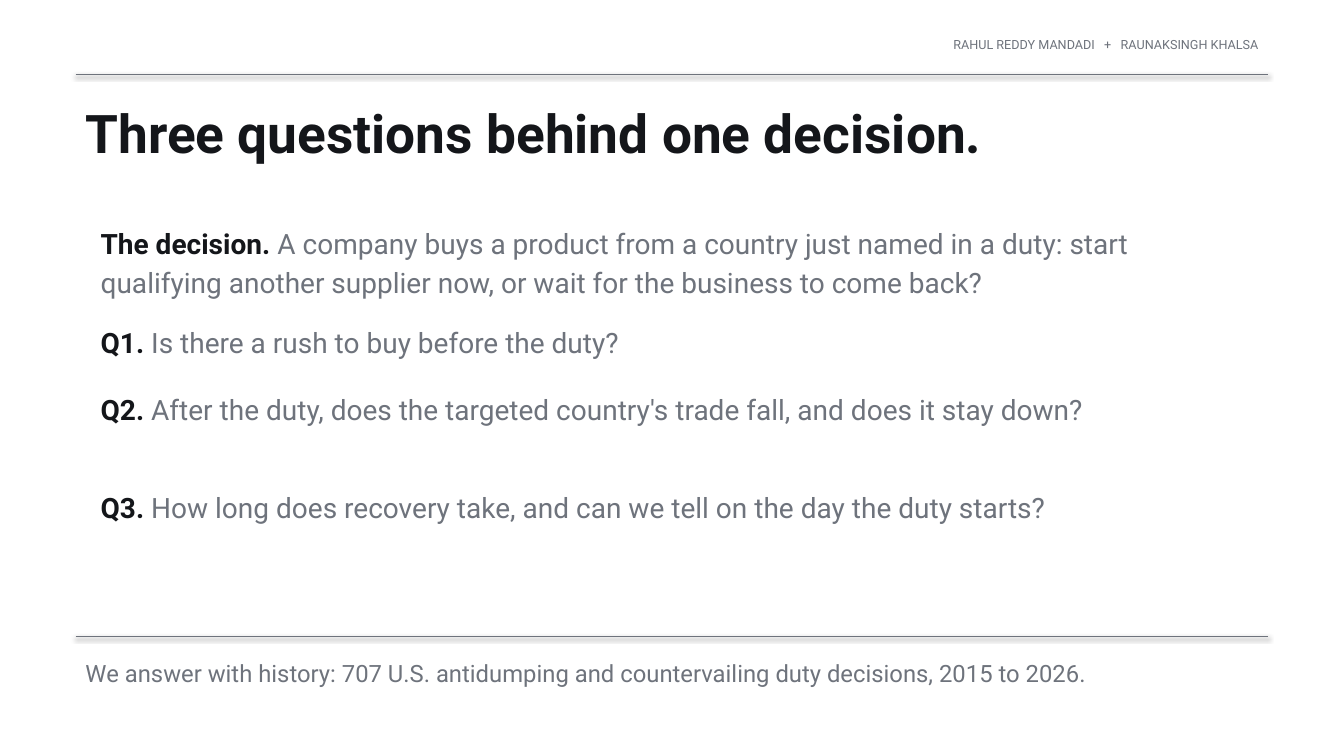
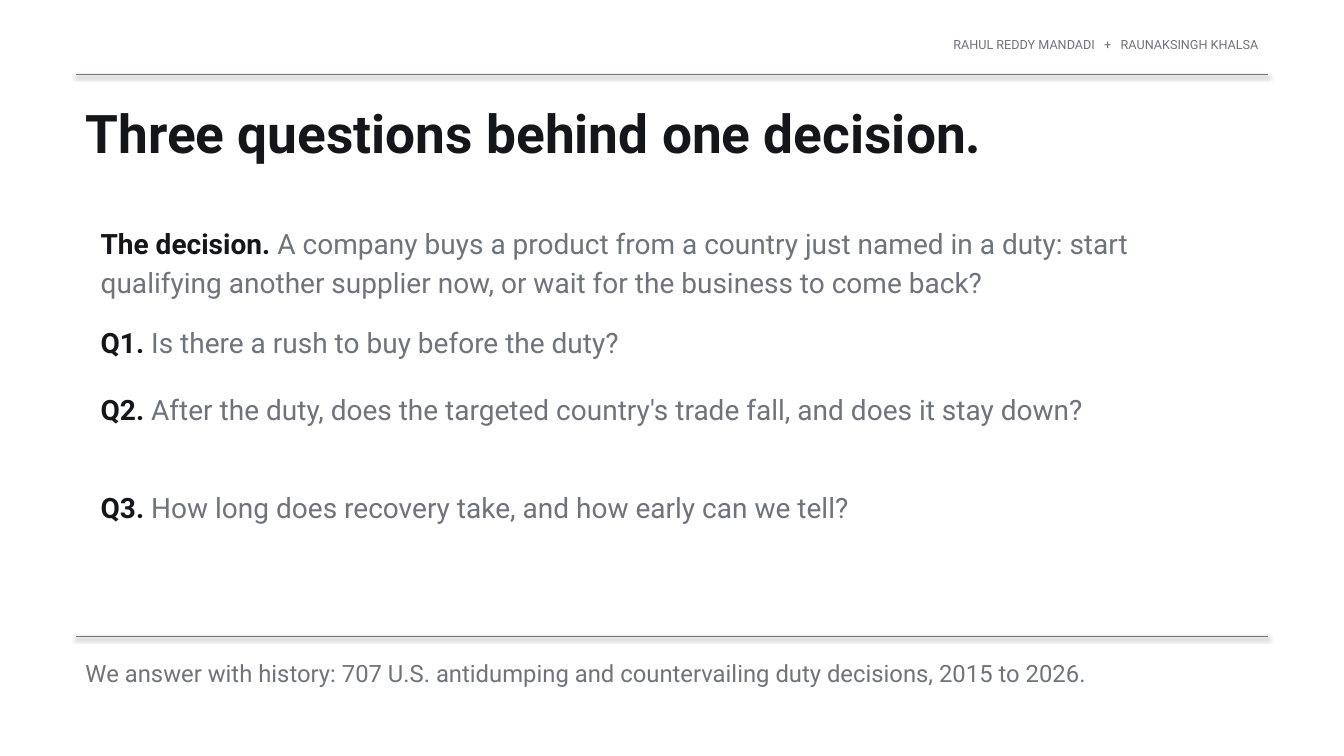
Before and after one commit to rahul-mandadi/tariff-rush, a slide deck: slide 5 of slides/Mandadi_Khalsa_Final_Presentation.pptx. Drawn at 1344x756 pixels with LibreOffice and Linux fonts; fonts in the diff are those of the drawing. Boxes give left, top, right and bottom in pixels: in the first picture for what was removed or moved away, otherwise in the second. Text is boxed around its words. In the diff, an @@ line names an element or a change of style, - is before the commit and + after.

```diff
--- a/slides/Mandadi_Khalsa_Final_Presentation.pptx
+++ b/slides/Mandadi_Khalsa_Final_Presentation.pptx
@@ text at <box>101,497,848,524</box>: text changed @@
-Q3. How long does recovery take, and can we tell on the day the duty starts?
+Q3. How long does recovery take, and how early can we tell?
```
Also in this commit, not shown: 3 other slides changed, 3 slides added, 1 slide removed, 44 other files.
